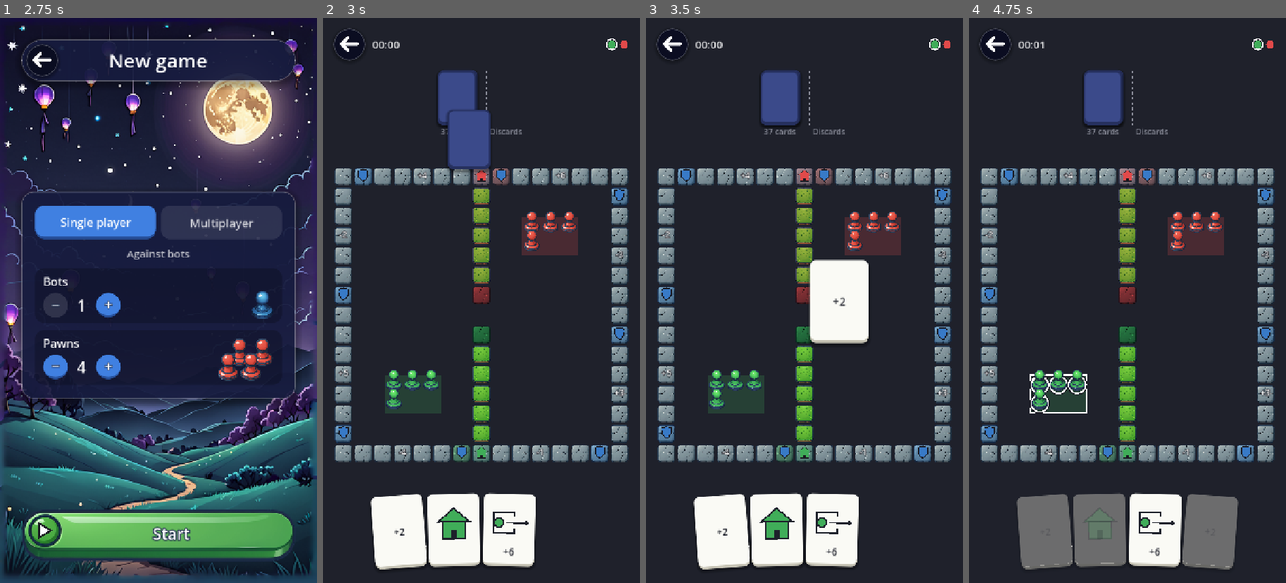
Above: before the commit, frames 1-4 (left to right).
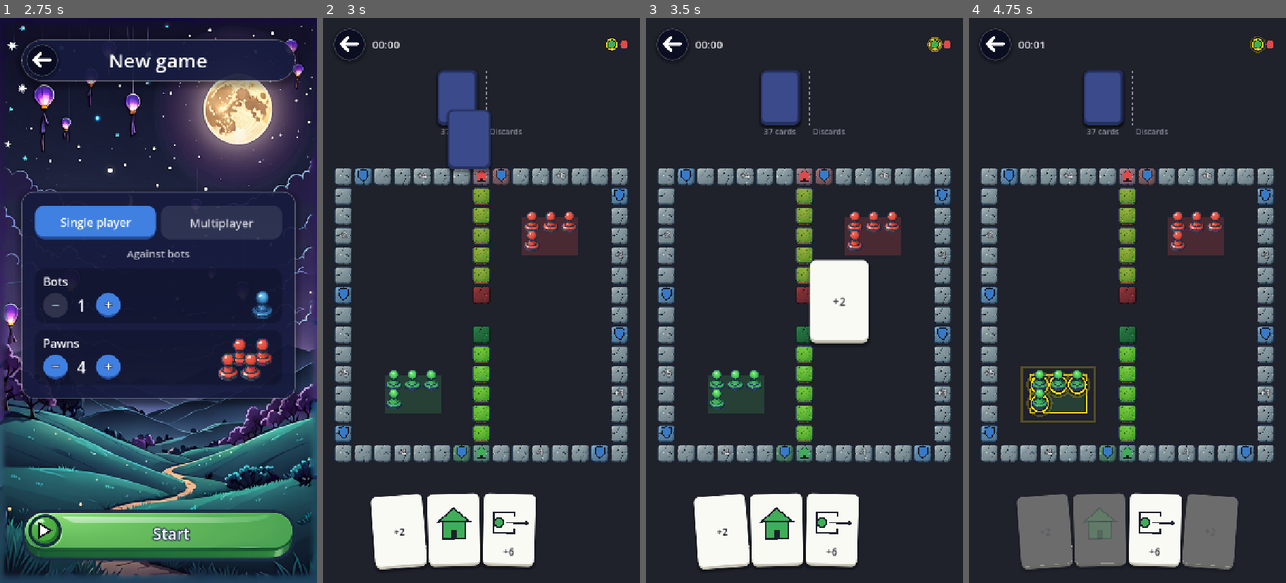
Above: after the commit, the same moments.

Repository: sezertanci/Pawnic
Game: Godot game, scene res://scenes/main.tscn
The game is run twice, just before and just after one commit, with the same random seed, the same clock (stepped at 60 frames per second) and the same inputs.
Inputs (mouse positions are in pixels of both pictures, inside the frame that each line leads up to):
- Up to frame 1 (2.75 s): click "New game" at 0.5 s; click "Single player" at 1.25 s; click "Single player" at 2 s
- Up to frame 2 (3 s): click "Start" at 2.75 s
- Up to frame 3 (3.5 s): no input
- Up to frame 4 (4.75 s): tap Enter at 3.5 s; drag from (1127, 317) to (1159, 176) at 3.52 s; click (1156, 532) at 4.25 s

Frame 1 is identical in both runs. In frame 2, less than 0.1% of the frame differs, in the area x 89-93%, y 3-6%; in frame 3, less than 0.1%; in frame 4, 0.9%, in the area x 16-94%, y 3-72%.

Commit message:
feat: seçim halkalarını yayılan sarı dalgaya çevir
- Oynanabilir taş, sıra noktası, seçilebilir kare ve başlangıç alanı için ortak PulseWave eklendi
- Vurgu rengi parlak sarı yapıldı; dalga yalnızca seçilebilir bir şey varken her karede çizilir

Co-Authored-By: Claude Opus 5.5 <noreply@anthropic.com>

Diff:
--- a/scripts/ui/board_view.gd
+++ b/scripts/ui/board_view.gd
@@ -66,6 +66,12 @@
 	Skins.changed.connect(queue_redraw)
 
 
+## Seçilebilir bir şey varken dalga oynasın diye tahta her karede yeniden çizilir.
+func _process(_delta: float) -> void:
+	if not selectable.is_empty() or not selectable_squares.is_empty():
+		queue_redraw()
+
+
 func _draw() -> void:
 	if board == null or minf(size.x, size.y) <= 0.0:
 		return
@@ -196,9 +202,7 @@
 		var fill := skin.seat_color(shortcut_seat)
 		CardSymbol.draw_house(self, bounds, fill, skin.outline_color, line)
 	if selectable_squares.has(square):
-		# Açık renkli karede de seçilsin diye beyaz çerçevenin içine koyu bir çizgi eklenir.
-		draw_rect(rect, skin.highlight_color, false, HIGHLIGHT_WIDTH)
-		draw_rect(rect.grow(-HIGHLIGHT_WIDTH), skin.outline_color, false, LINE_WIDTH)
+		_draw_wave_frame(rect)
 
 
 ## Kare oyundaki bir koltuğun kısayol karesiyse o koltuğu, değilse BoardLayout.NO_SEAT döner.
@@ -256,8 +260,12 @@
 	var base := _base_rect(seat)
 	draw_rect(base, Color(skin.seat_color(seat), skin.base_alpha))
 	if _base_pawn(seat) != Move.NO_PAWN:
-		draw_rect(base, skin.highlight_color, false, HIGHLIGHT_WIDTH)
-		draw_rect(base.grow(-HIGHLIGHT_WIDTH), skin.outline_color, false, LINE_WIDTH)
+		_draw_wave_frame(base)
+
+
+func _draw_wave_frame(rect: Rect2) -> void:
+	var skin := Skins.current
+	PulseWave.draw_frame(self, rect, skin.highlight_color, skin.outline_color, HIGHLIGHT_WIDTH)
 
 
 func _base_rect(seat: int) -> Rect2:
@@ -363,7 +371,9 @@
 	if pawn == selected_pawn:
 		_draw_highlight_ring(center, radius, skin.selected_color)
 	elif selectable.has(pawn):
-		_draw_highlight_ring(center, radius, skin.highlight_color)
+		var ring_radius := radius + HIGHLIGHT_WIDTH
+		var color := skin.highlight_color
+		PulseWave.draw_ring(self, center, ring_radius, color, skin.outline_color, HIGHLIGHT_WIDTH)
 	BoardPainter.draw_pawn(self, center, radius, board.owners[pawn])
 
 
--- /dev/null
+++ b/scripts/ui/pulse_wave.gd
@@ -0,0 +1,67 @@
+class_name PulseWave
+extends RefCounted
+## Seçilebilir şeyleri gösteren dalga: dipte sabit bir halka (ya da çerçeve) durur, ondan
+## dışarı doğru büyüyüp solan ikinci bir halka yayılır. Halkanın dışındaki koyu çizgi onu
+## açık renkli zeminde de görünür kılar. Dalganın evresi saatten okunur; çizen düğüm,
+## dalga görünürken her karede yeniden çizilmelidir.
+
+## Bir dalganın doğup kaybolma süresi (saniye).
+const PERIOD := 1.0
+## Dalganın en uzak yeri: halkada yarıçapa, çerçevede kısa kenara oranla.
+const SPREAD := 0.6
+const MSEC_PER_SEC := 1000.0
+
+
+## Dalganın 0 (doğuş) ile 1 (kayboluş) arasındaki evresi.
+static func phase() -> float:
+	return fmod(Time.get_ticks_msec() / MSEC_PER_SEC, PERIOD) / PERIOD
+
+
+static func draw_ring(
+	canvas: CanvasItem,
+	center: Vector2,
+	radius: float,
+	color: Color,
+	edge_color: Color,
+	width: float
+) -> void:
+	var fade := 1.0 - phase()
+	var wave_radius := radius * (1.0 + SPREAD * (1.0 - fade))
+	_draw_arc(canvas, center, radius, color, edge_color, width, 1.0)
+	_draw_arc(canvas, center, wave_radius, color, edge_color, width, fade)
+
+
+static func draw_frame(
+	canvas: CanvasItem, rect: Rect2, color: Color, edge_color: Color, width: float
+) -> void:
+	var fade := 1.0 - phase()
+	var grow := minf(rect.size.x, rect.size.y) * SPREAD / 2.0 * (1.0 - fade)
+	_draw_rect(canvas, rect, color, edge_color, width, 1.0)
+	_draw_rect(canvas, rect.grow(grow), color, edge_color, width, fade)
+
+
+static func _draw_arc(
+	canvas: CanvasItem,
+	center: Vector2,
+	radius: float,
+	color: Color,
+	edge_color: Color,
+	width: float,
+	alpha: float
+) -> void:
+	var points := BoardPainter.ARC_POINTS
+	var edge := width + BoardPainter.LINE_WIDTH * 2.0
+	canvas.draw_arc(center, radius, 0.0, TAU, points, _faded(edge_color, alpha), edge)
+	canvas.draw_arc(center, radius, 0.0, TAU, points, _faded(color, alpha), width)
+
+
+static func _draw_rect(
+	canvas: CanvasItem, rect: Rect2, color: Color, edge_color: Color, width: float, alpha: float
+) -> void:
+	var edge := width + BoardPainter.LINE_WIDTH * 2.0
+	canvas.draw_rect(rect, _faded(edge_color, alpha), false, edge)
+	canvas.draw_rect(rect, _faded(color, alpha), false, width)
+
+
+static func _faded(color: Color, alpha: float) -> Color:
+	return Color(color, color.a * alpha)
--- a/scripts/ui/turn_dots.gd
+++ b/scripts/ui/turn_dots.gd
@@ -1,11 +1,11 @@
 class_name TurnDots
 extends Control
-## Oyuncuları sıra düzeninde renkli noktalarla gösterir; sırası gelenin çevresinde halka olur.
+## Oyuncuları sıra düzeninde renkli noktalarla gösterir; sırası gelenin çevresinde dalga
+## yayılır. Dalga oynasın diye noktalar her karede yeniden çizilir.
 
 const RADIUS := 9.0
 const GAP := 10.0
 const RING_WIDTH := 3.0
-const ARC_POINTS := 24
 
 var _seats: Array[int] = []
 var _current := 0
@@ -13,6 +13,11 @@
 
 func _ready() -> void:
 	Skins.changed.connect(queue_redraw)
+
+
+func _process(_delta: float) -> void:
+	if not _seats.is_empty():
+		queue_redraw()
 
 
 ## seats sıra düzenindeki koltuklar, current sırası gelenin bu listedeki yeri.
@@ -35,4 +40,5 @@
 		var center := Vector2(ring + _step() * index, size.y / 2.0)
 		draw_circle(center, RADIUS, skin.seat_color(_seats[index]))
 		if index == _current:
-			draw_arc(center, ring, 0.0, TAU, ARC_POINTS, skin.highlight_color, RING_WIDTH)
+			var color := skin.highlight_color
+			PulseWave.draw_ring(self, center, ring, color, skin.outline_color, RING_WIDTH)
--- a/themes/skins/classic.tres
+++ b/themes/skins/classic.tres
@@ -19,7 +19,7 @@
 speed_text_color = Color(1, 1, 1, 1)
 safe_color = Color(0.68, 0.85, 0.97, 1)
 shield_color = Color(0.22, 0.48, 0.78, 1)
-highlight_color = Color(1, 1, 1, 1)
+highlight_color = Color(1, 0.86, 0.1, 1)
 selected_color = Color(1, 0.55, 0.1, 1)
 shadow_color = Color(0, 0, 0, 0.35)
 square_depth = 0.12
Not shown, added: scripts/ui/pulse_wave.gd.uid
